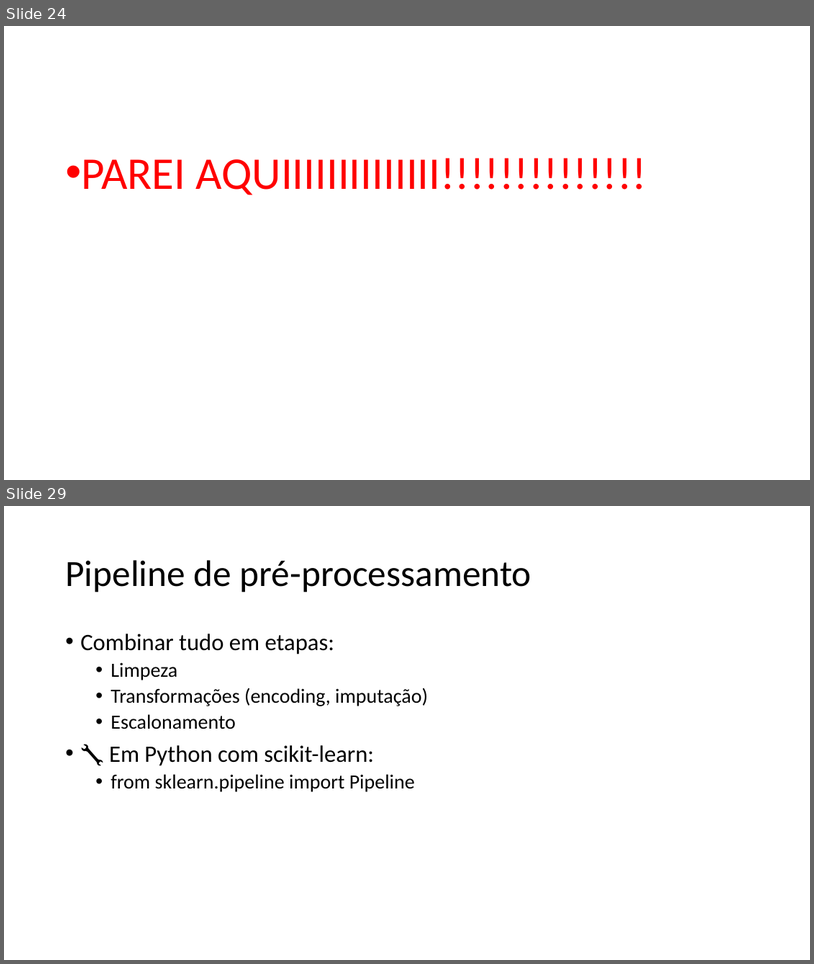
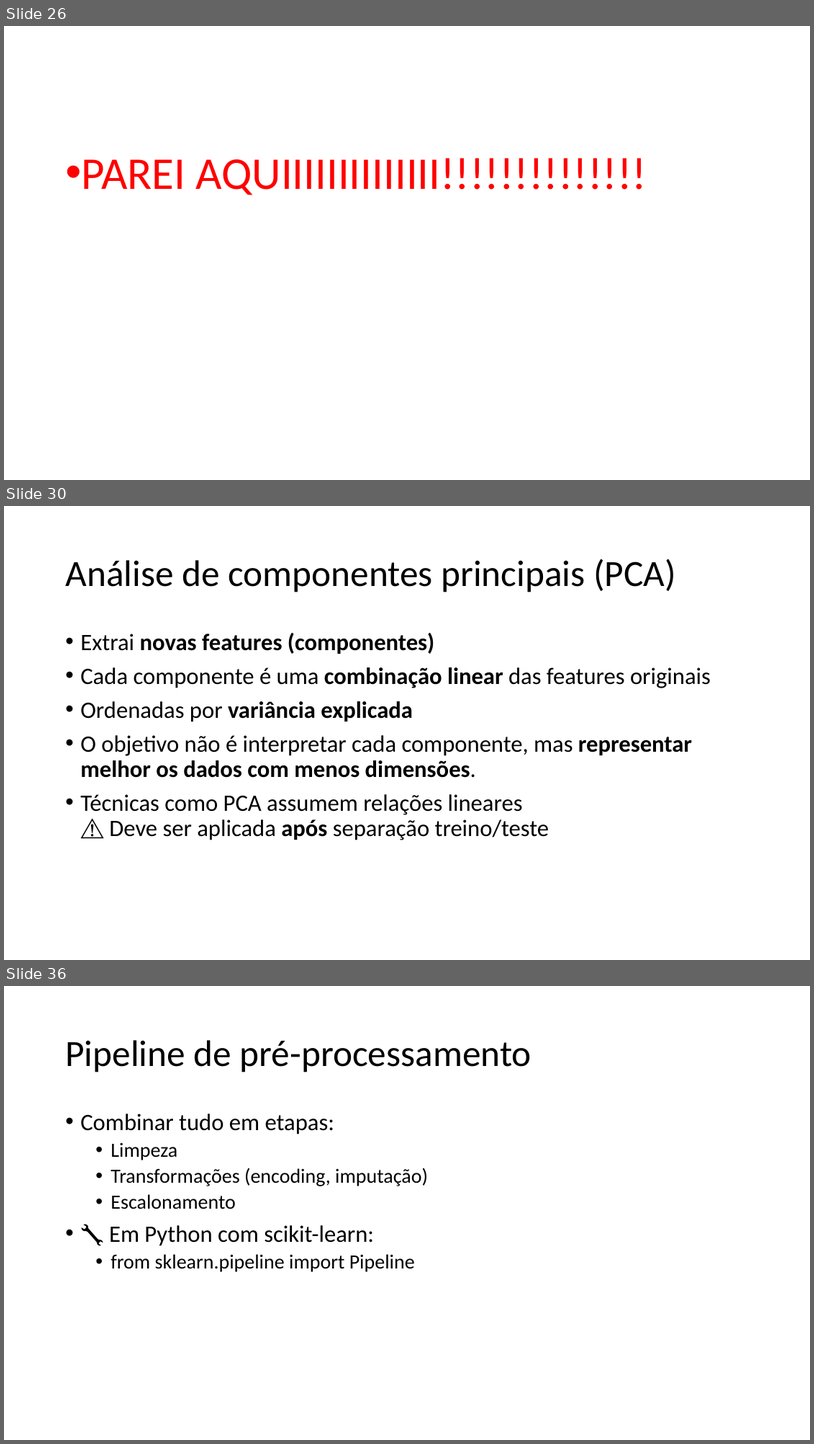
Before and after one commit to zz4fap/c24_inteligencia_artificial, a slide deck: slides/C24_Transformações.pptx. Shown one above the other, each under a label of ours: slides 24 and 29 before the commit, slides 26, 30 and 36 after it; the slides between them are not shown. The pictures are 814x964 and 814x1444 pixels, drawn with LibreOffice and Linux fonts; fonts in the diff are those of the drawing. Boxes give left, top, right and bottom in pixels: in the first picture for what was removed or moved away, otherwise in the second. Text is boxed around its words. In the diff, an @@ line names an element or a change of style, - is before the commit and + after.

```diff
--- a/slides/C24_Transformações.pptx
+++ b/slides/C24_Transformações.pptx
@@ slide 30 added at <box>4,506,810,960</box>, background #FFFFFF @@
@@ title added at <box>65,559,676,592</box>, 44 pt, text #000000 @@
+Análise de componentes principais (PCA)
@@ text added at <box>80,633,711,840</box>, 28 pt, text #000000 @@
+• Extrai novas features (componentes)
+• Cada componente é uma combinação linear das features originais
+• Ordenadas por variância explicada
+• O objetivo não é interpretar cada componente, mas representar melhor os dados com menos dimensões.
+• Técnicas como PCA assumem relações lineares
+  ⚠️ Deve ser aplicada após separação treino/teste
@@ what was slide 24 is now slide 26 @@
@@ what was slide 29 is now slide 36 @@
```
Also in this commit, not shown: 2 slides changed, 8 other slides added, 2 slides removed.
